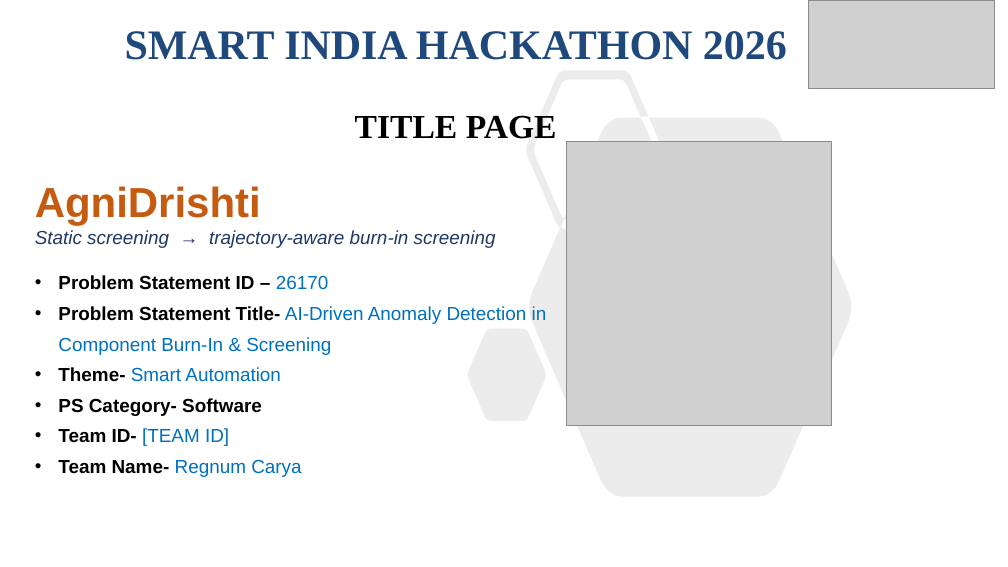
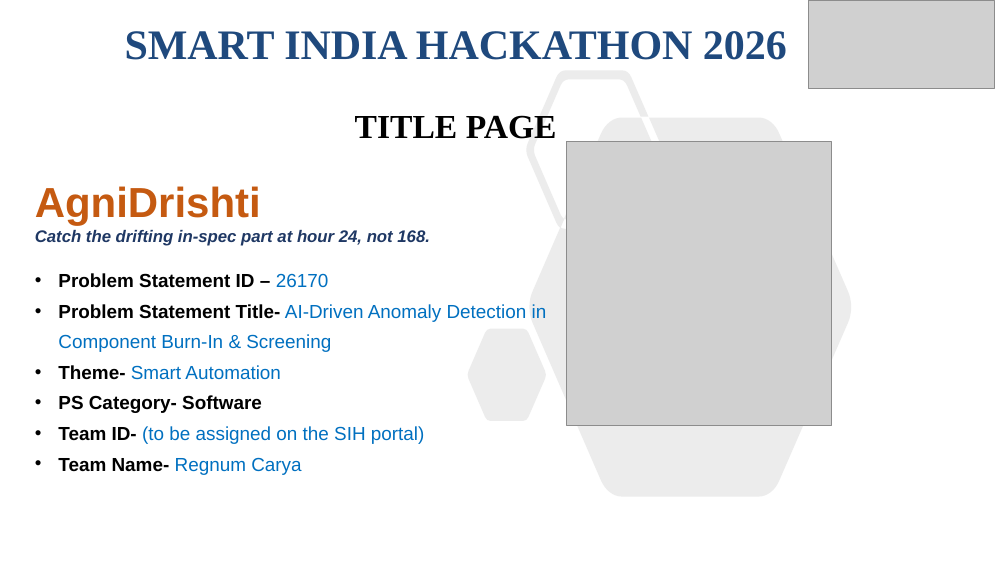
Before and after one commit to Mrudula211/AgniDrishti, a slide deck: slide 1 of docs/presentation/sih2026-idea-agnidrishti.pptx. Drawn at 1008x567 pixels with LibreOffice and Linux fonts; fonts in the diff are those of the drawing; grey boxes stand for pictures. Boxes give left, top, right and bottom in pixels: in the first picture for what was removed or moved away, otherwise in the second. Text is boxed around its words. In the diff, an @@ line names an element or a change of style, - is before the commit and + after.

```diff
--- a/docs/presentation/sih2026-idea-agnidrishti.pptx
+++ b/docs/presentation/sih2026-idea-agnidrishti.pptx
@@ text at box(35, 230, 430, 246): text changed; size 18 to 16 pt; bold on @@
-Static screening → trajectory-aware burn-in screening
+Catch the drifting in-spec part at hour 24, not 168.
@@ text at box(58, 426, 425, 444): text changed @@
-• Team ID- [TEAM ID]
+• Team ID- (to be assigned on the SIH portal)
```
Also in this commit, not shown: 5 other slides changed, 3 other files.
